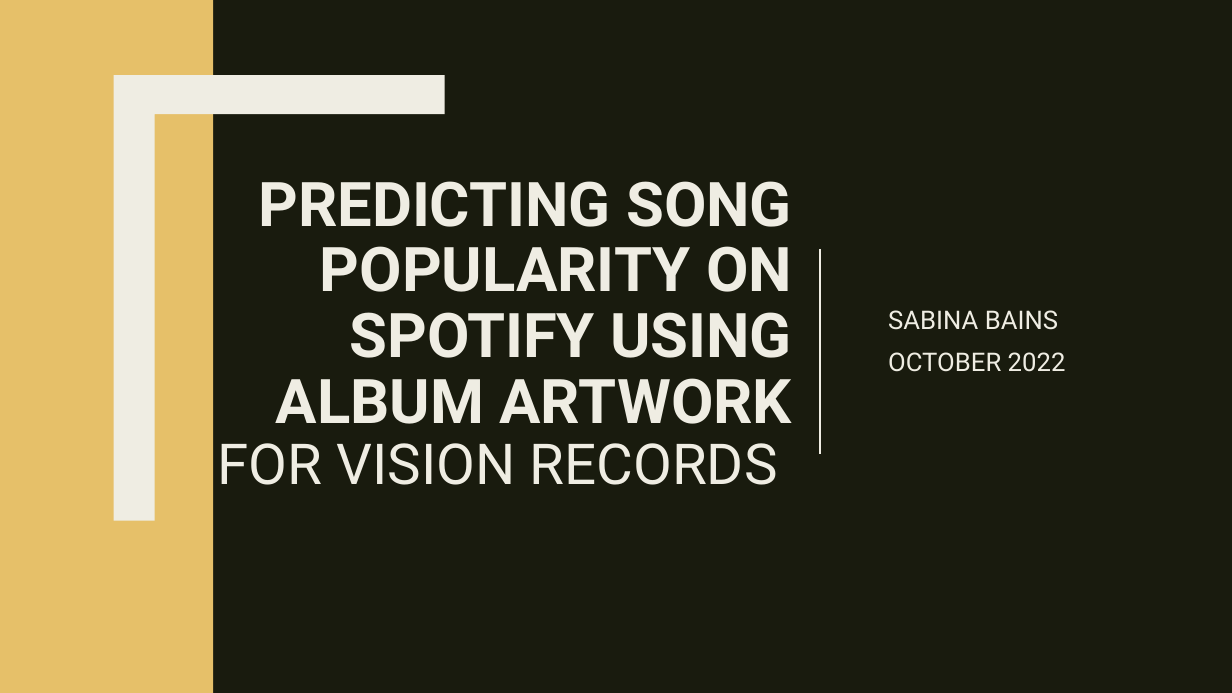
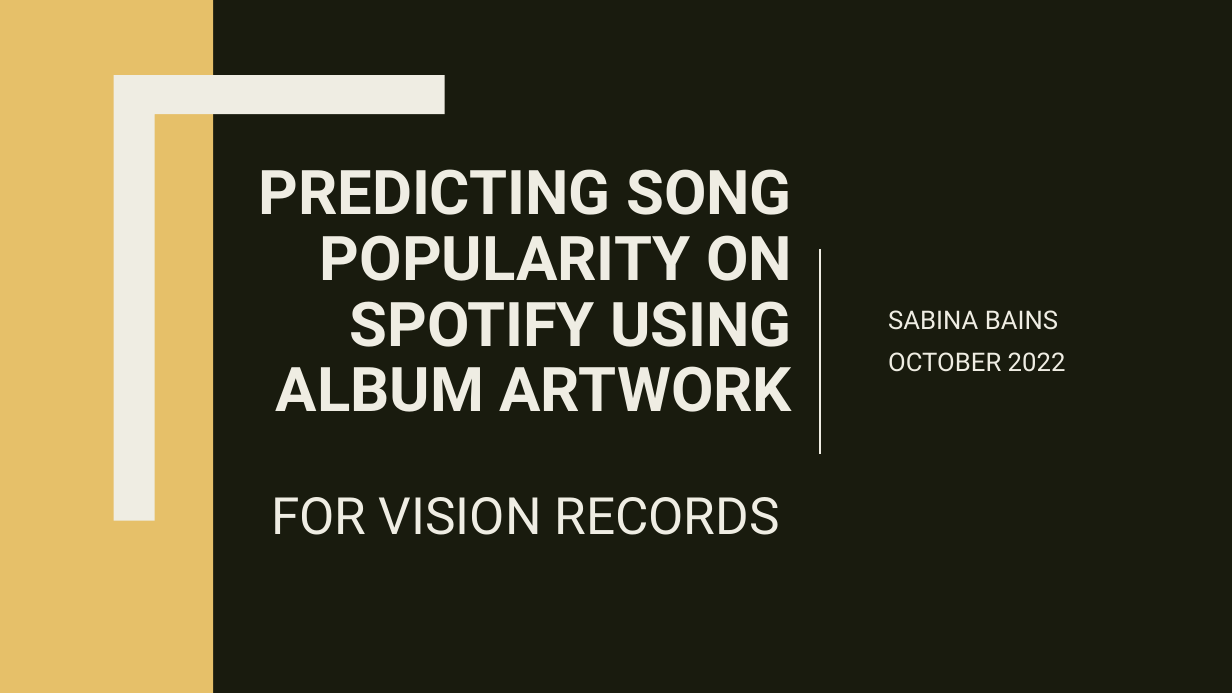
Before and after one commit to sabinabains/dsc-capstone, a slide deck: slide 1 of predicting_song_popularity_by_album_artwork.pptx. Drawn at 1232x693 pixels with LibreOffice and Linux fonts; fonts in the diff are those of the drawing. Boxes give left, top, right and bottom in pixels: in the first picture for what was removed or moved away, otherwise in the second. Text is boxed around its words. In the diff, an @@ line names an element or a change of style, - is before the commit and + after.

```diff
--- a/predicting_song_popularity_by_album_artwork.pptx
+++ b/predicting_song_popularity_by_album_artwork.pptx
@@ title "PREDICTING SONG POPULARITY ON SPOTIFY ..." at [258, 169, 793, 535]: size 44 to 40 pt in "FOR VISION RECORDS" @@
```
Also in this commit, not shown: 6 other slides changed.
